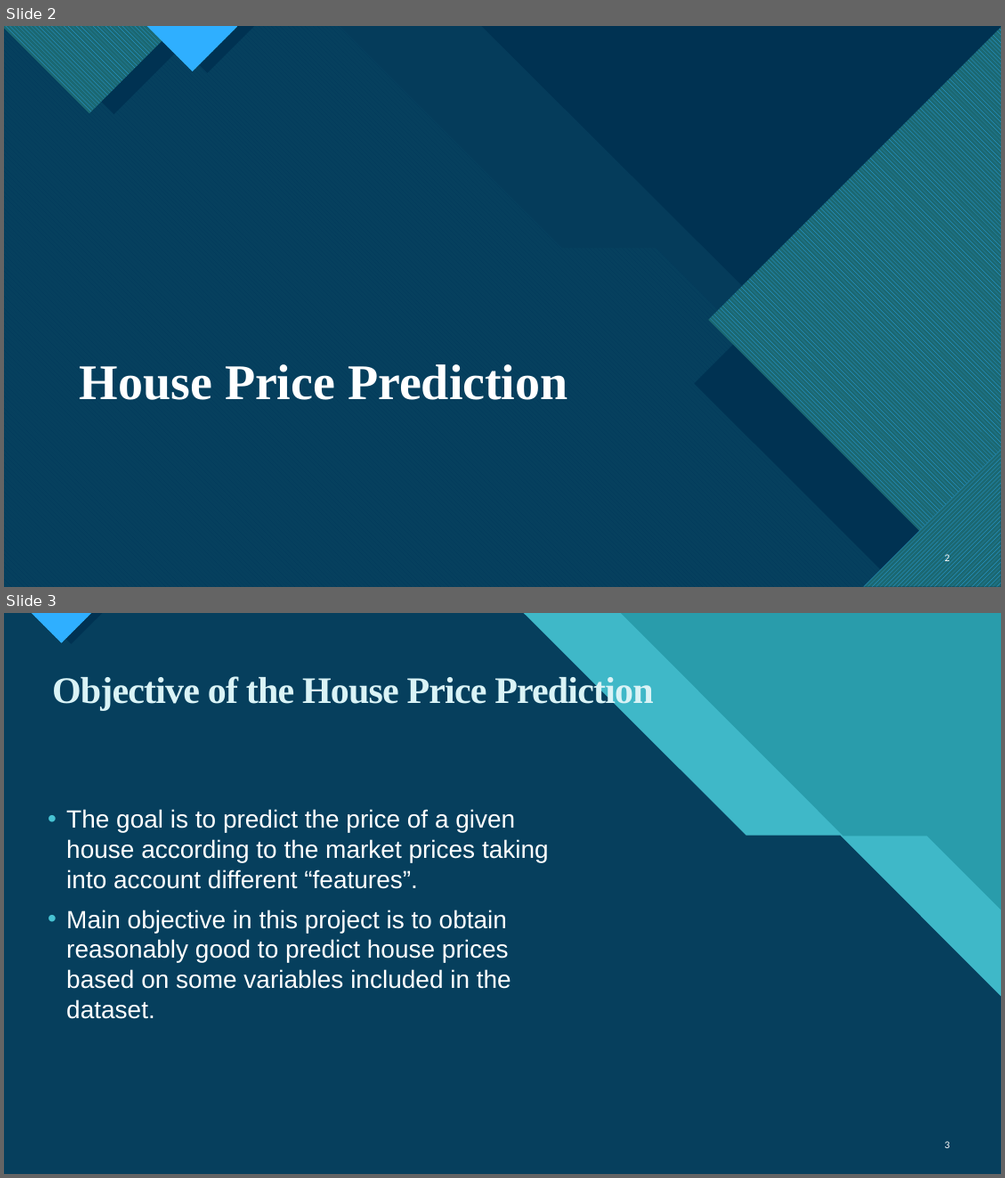
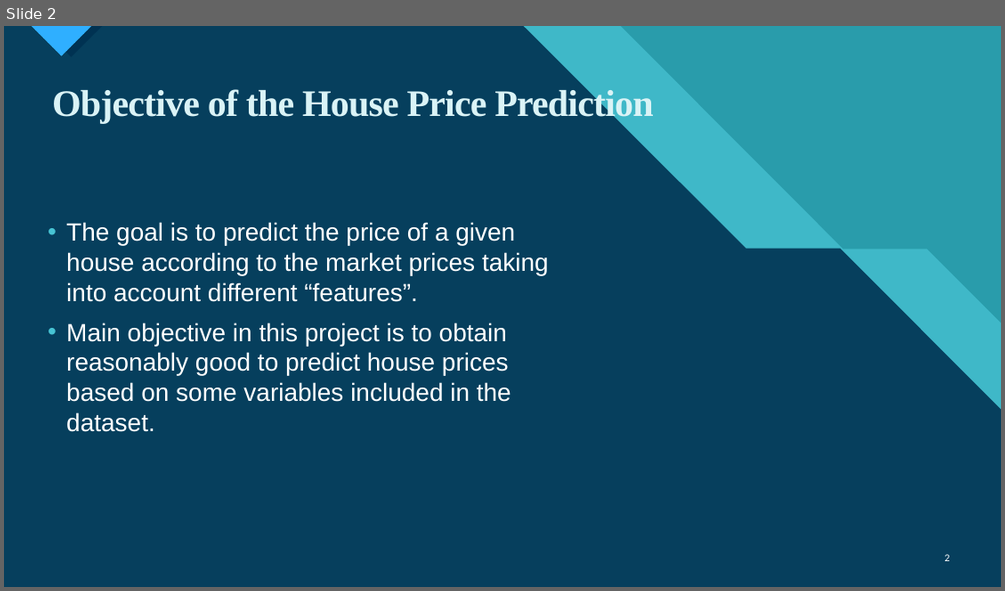
Before and after one commit to paramshah31/housePricePrediction, a slide deck: House Price Prediction.pptx. Shown one above the other, each under a label of ours: slides 2 and 3 before the commit, slide 2 after it. The pictures are 1005x1178 and 1005x591 pixels, drawn with LibreOffice and Linux fonts; fonts in the diff are those of the drawing. Boxes give left, top, right and bottom in pixels: in the first picture for what was removed or moved away, otherwise in the second. Text is boxed around its words. In the diff, an @@ line names an element or a change of style, - is before the commit and + after.

```diff
--- a/House Price Prediction.pptx
+++ b/House Price Prediction.pptx
@@ slide 2 removed at [4, 26, 1001, 587], background #FFFFFF; not listed: 10 template elements that a slide beside it also shows @@
@@ rectangle removed at [4, 26, 1001, 587] @@
@@ freeform shape removed at [4, 26, 1001, 587] @@
@@ freeform shape removed at [4, 26, 995, 587] @@
@@ freeform shape removed at [4, 26, 177, 113] @@
@@ freeform shape removed at [25, 26, 202, 115] @@
@@ freeform shape removed at [146, 26, 239, 71] @@
@@ freeform shape removed at [160, 26, 255, 73] @@
@@ right triangle removed at [482, 26, 1001, 543] @@
@@ freeform shape removed at [708, 26, 1001, 587] @@
@@ freeform shape removed at [694, 78, 1001, 587] @@
@@ title removed at [80, 364, 567, 400] @@
-House Price Prediction
@@ freeform shape removed at [863, 450, 1001, 587] @@
@@ freeform shape removed at [899, 485, 1001, 587] @@
@@ page number removed at [945, 554, 950, 561] @@
-2
@@ what was slide 3 is now slide 2 @@
```
Also in this commit, not shown: 3 slides changed, 2 other slides removed, 10 other files.
